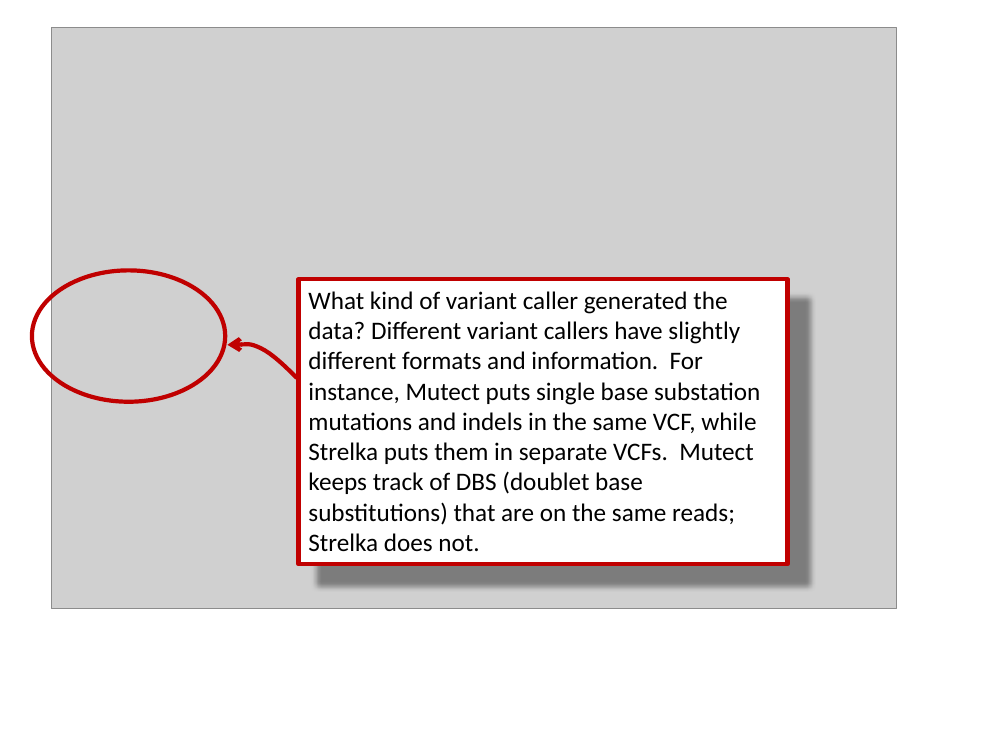
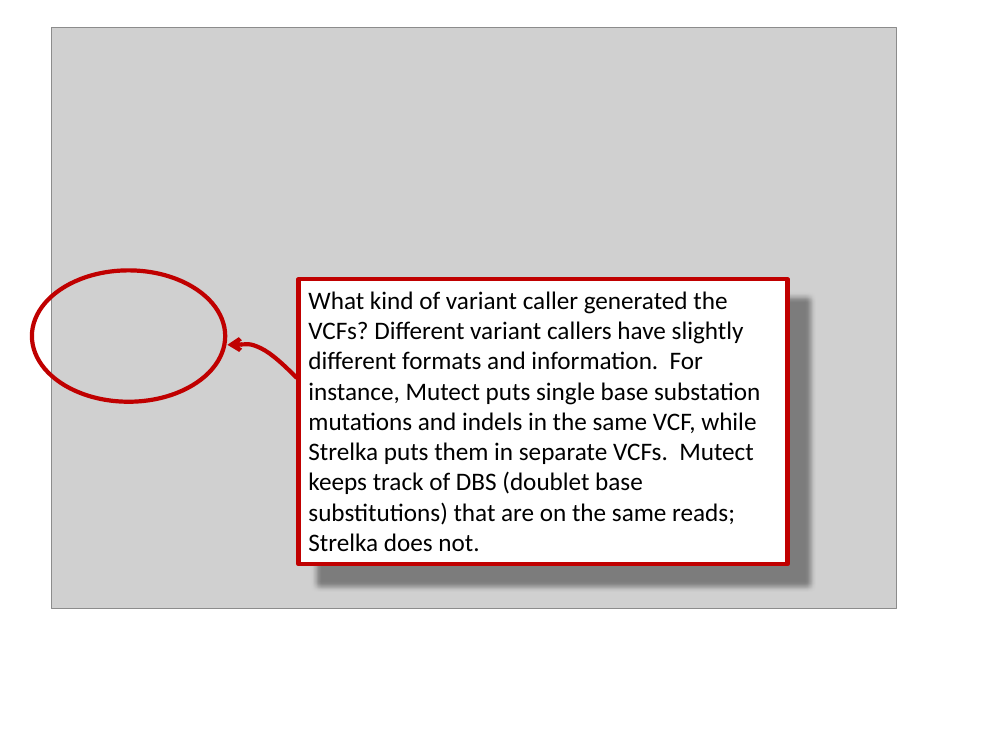
Before and after one commit to steverozen/mSigAct.server, a slide deck: slide 5 of data-raw/VCF-to-spectra.guide-images.pptx. Drawn at 1008x756 pixels with LibreOffice and Linux fonts; fonts in the diff are those of the drawing; grey boxes stand for pictures. Boxes give left, top, right and bottom in pixels: in the first picture for what was removed or moved away, otherwise in the second. Text is boxed around its words. In the diff, an @@ line names an element or a change of style, - is before the commit and + after.

```diff
--- a/data-raw/VCF-to-spectra.guide-images.pptx
+++ b/data-raw/VCF-to-spectra.guide-images.pptx
@@ text in rectangle at bbox=[308, 291, 760, 552]: text changed @@
-What kind of variant caller generated the data? Different variant callers have slightly different formats and information. For instance, Mutect puts single base substation mutations and indels in the same VCF, while Strelka puts them in separate VCFs. Mutect keeps track of DBS (doublet base substitutions) that are on the same reads; Strelka does not.
+What kind of variant caller generated the VCFs? Different variant callers have slightly different formats and information. For instance, Mutect puts single base substation mutations and indels in the same VCF, while Strelka puts them in separate VCFs. Mutect keeps track of DBS (doublet base substitutions) that are on the same reads; Strelka does not.
```
Also in this commit, not shown: 6 other files.
